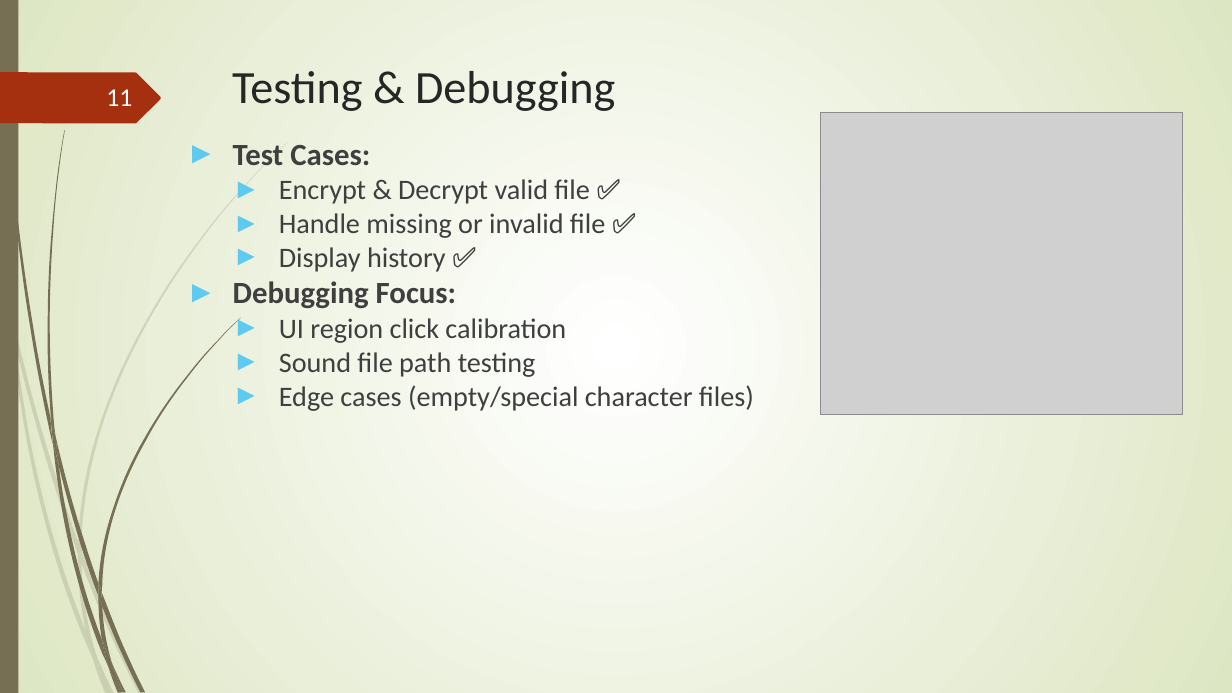
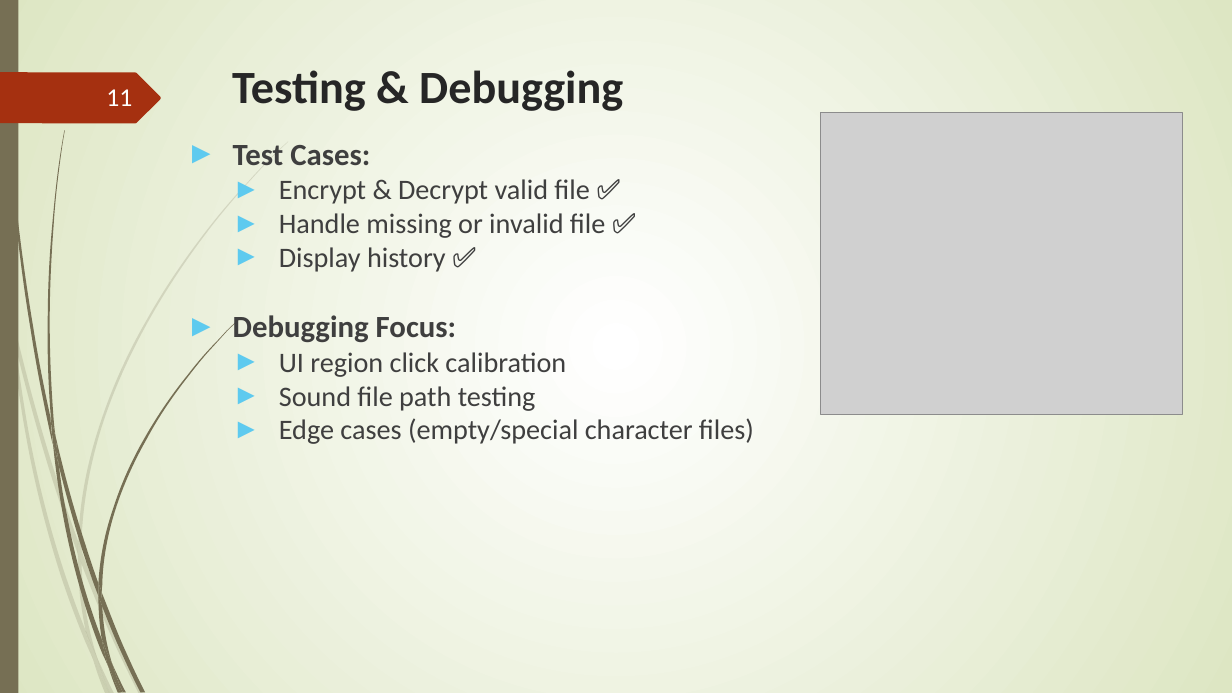
Before and after one commit to salimshre/Encryptor, a slide deck: slide 11 of Documentation/final -File Encryptor In C++.pptx. Drawn at 1232x693 pixels with LibreOffice and Linux fonts; fonts in the diff are those of the drawing; grey boxes stand for pictures. Boxes give left, top, right and bottom in pixels: in the first picture for what was removed or moved away, otherwise in the second. Text is boxed around its words. In the diff, an @@ line names an element or a change of style, - is before the commit and + after.

```diff
--- a/Documentation/final -File Encryptor In C++.pptx
+++ b/Documentation/final -File Encryptor In C++.pptx
@@ title "Testing & Debugging" at bbox=[232, 70, 623, 111]: bold on @@
@@ text "Test Cases:" rewrapped from bbox=[233, 145, 754, 411] to bbox=[233, 145, 754, 444] @@
```
Also in this commit, not shown: 7 other slides changed, 3 other files.
